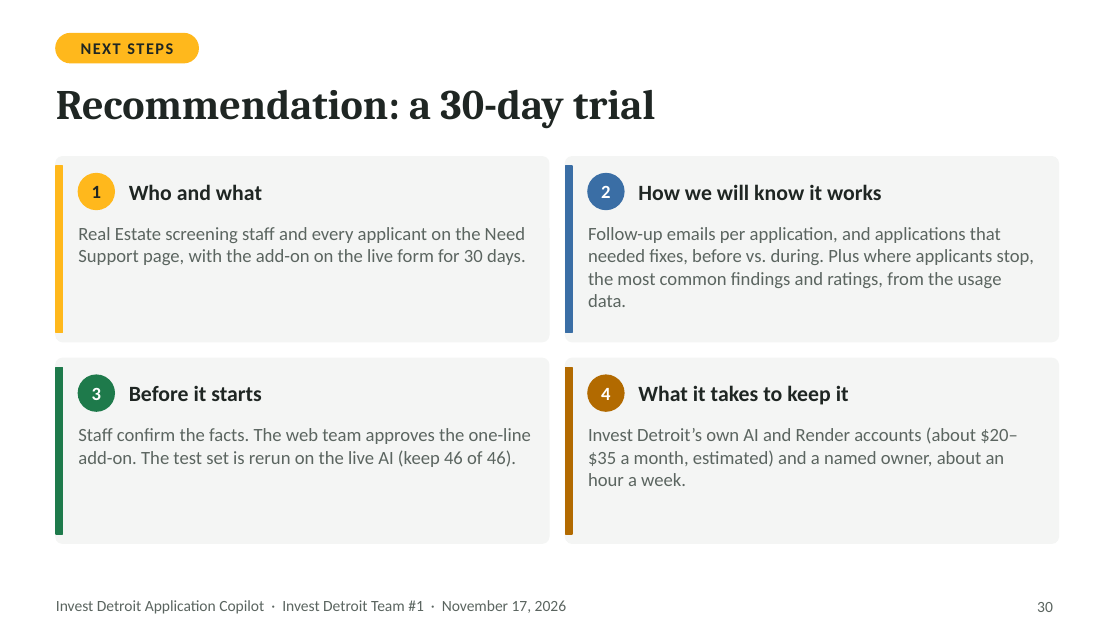
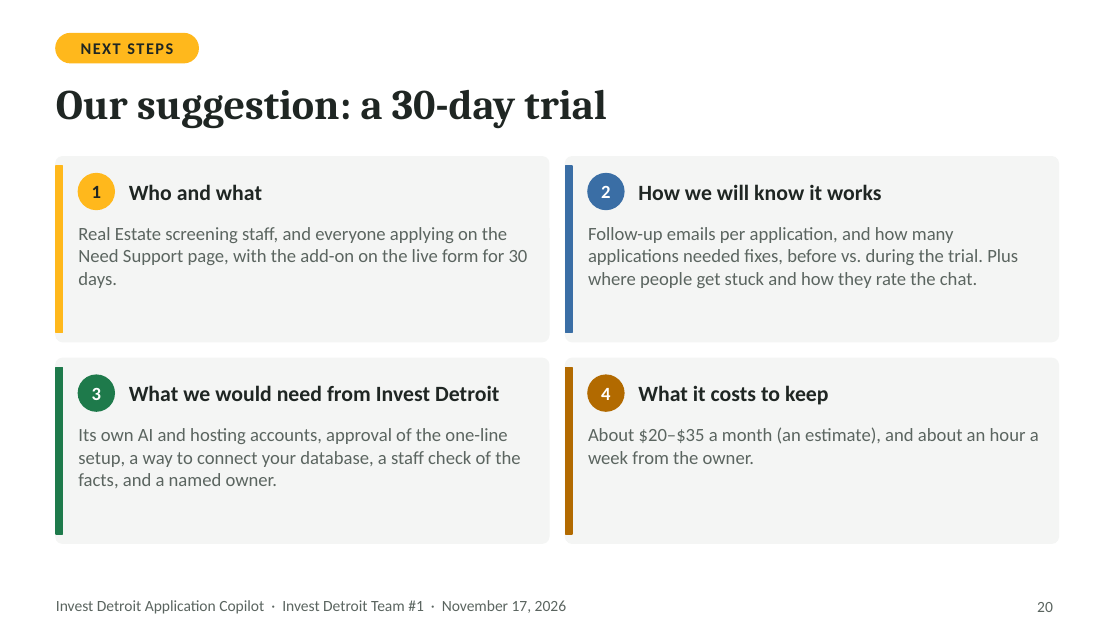
Before and after one commit to Ross-Business-Tech/Invest-Detroit-Project-1, a slide deck: slide 20 of docs/slides/Invest-Detroit-Copilot-Final-Presentation.pptx (slide 30 before the commit). Drawn at 1120x630 pixels with LibreOffice and Linux fonts; fonts in the diff are those of the drawing. Boxes give left, top, right and bottom in pixels: in the first picture for what was removed or moved away, otherwise in the second. Text is boxed around its words. In the diff, an @@ line names an element or a change of style, - is before the commit and + after.

```diff
--- a/docs/slides/Invest-Detroit-Copilot-Final-Presentation.pptx
+++ b/docs/slides/Invest-Detroit-Copilot-Final-Presentation.pptx
@@ text at <box>56,89,606,129</box>: text changed @@
-Recommendation: a 30-day trial
+Our suggestion: a 30-day trial
@@ text at <box>78,227,528,288</box>: text changed @@
-Real Estate screening staff and every applicant on the Need Support page, with the add-on on the live form for 30 days.
+Real Estate screening staff, and everyone applying on the Need Support page, with the add-on on the live form for 30 days.
@@ text at <box>588,227,1018,288</box>: text changed @@
-Follow-up emails per application, and applications that needed fixes, before vs. during. Plus where applicants stop, the most common findings and ratings, from the usage data.
+Follow-up emails per application, and how many applications needed fixes, before vs. during the trial. Plus where people get stuck and how they rate the chat.
@@ text at <box>129,385,499,401</box>: text changed @@
-Before it starts
+What we would need from Invest Detroit
@@ text at <box>638,385,828,405</box>: text changed @@
-What it takes to keep it
+What it costs to keep
@@ text at <box>78,428,520,488</box>: text changed @@
-Staff confirm the facts. The web team approves the one-line add-on. The test set is rerun on the live AI (keep 46 of 46).
+Its own AI and hosting accounts, approval of the one-line setup, a way to connect your database, a staff check of the facts, and a named owner.
@@ text at <box>588,427,1039,464</box>: text changed @@
-Invest Detroit’s own AI and Render accounts (about $20–$35 a month, estimated) and a named owner, about an hour a week.
+About $20–$35 a month (an estimate), and about an hour a week from the owner.
@@ page number at <box>1037,602,1053,612</box>: text changed @@
-30
+20
```
Also in this commit, not shown: 16 other slides changed, 3 slides added, 14 slides removed, 5 other files.
